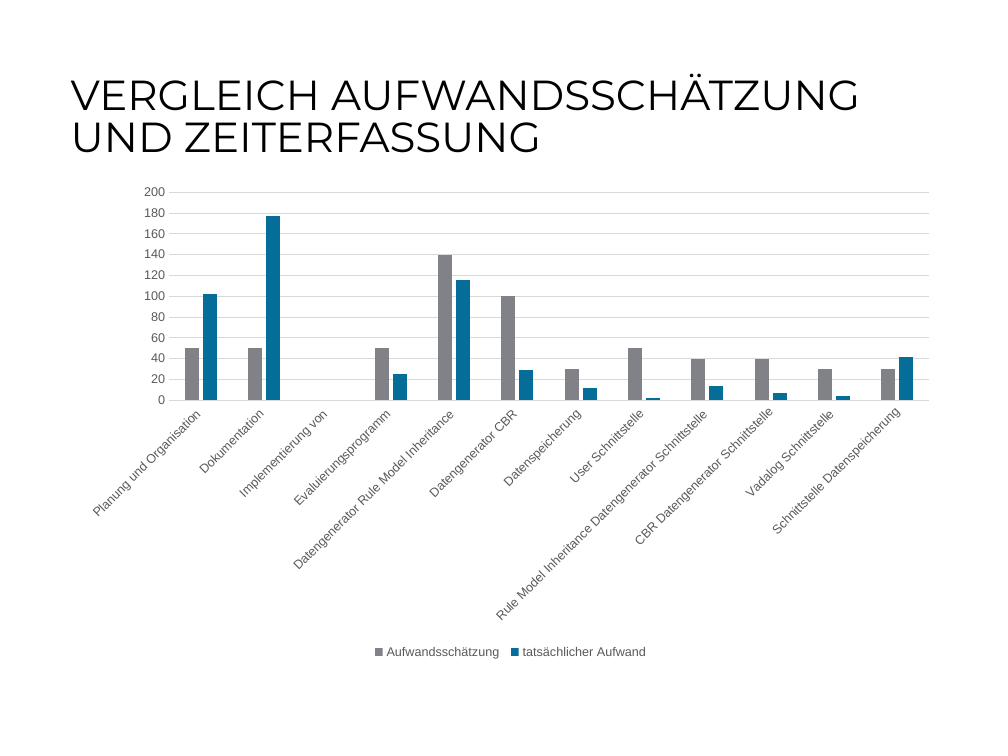
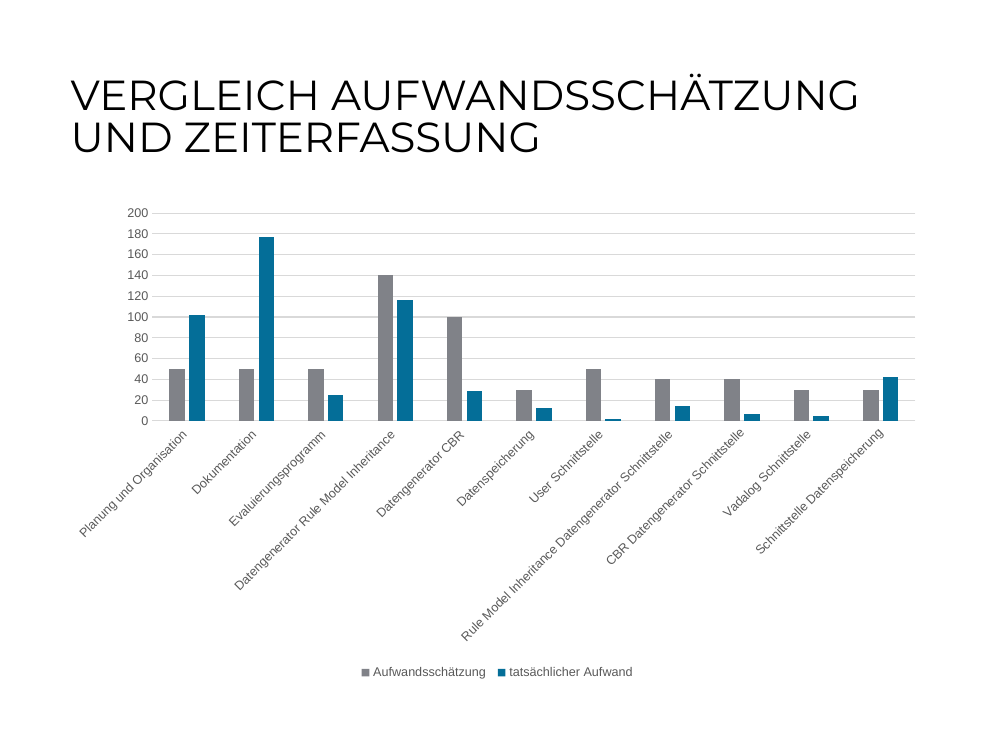
Before and after one commit to aistleithnera/258321_DKE_PR, a slide deck: slide 4 of Dokumente/Projektabschluss/Endabgabe_Projektabschluss.pptx (slide 3 before the commit). Drawn at 1008x756 pixels with LibreOffice and Linux fonts; fonts in the diff are those of the drawing; background and template pictures are left out. Boxes give left, top, right and bottom in pixels: in the first picture for what was removed or moved away, otherwise in the second. Text is boxed around its words. In the diff, an @@ line names an element or a change of style, - is before the commit and + after.

```diff
--- a/Dokumente/Projektabschluss/Endabgabe_Projektabschluss.pptx
+++ b/Dokumente/Projektabschluss/Endabgabe_Projektabschluss.pptx
@@ column chart at (x1=60, y1=196, x2=934, y2=683) @@
-categories: Planung und Organisation , Dokumentation , Implementierung von , Evaluierungsprogramm , Datengenerator Rule Model Inheritance , Datengenerator CBR , Datenspeicherung , User Schnittstelle , Rule Model Inheritance Datengenerator Schnittstelle , CBR Datengenerator Schnittstelle, Vadalog Schnittstelle , Schnittstelle Datenspeicherung
+categories: Planung und Organisation , Dokumentation , Evaluierungsprogramm , Datengenerator Rule Model Inheritance , Datengenerator CBR , Datenspeicherung , User Schnittstelle , Rule Model Inheritance Datengenerator Schnittstelle , CBR Datengenerator Schnittstelle, Vadalog Schnittstelle , Schnittstelle Datenspeicherung
-Aufwandsschätzung : 50, 50, -, 50, 140, 100, 30, 50, 40, 40, 30, 30
+Aufwandsschätzung : 50, 50, 50, 140, 100, 30, 50, 40, 40, 30, 30
-tatsächlicher Aufwand: 102, 177, -, 25, 116, 29, 12, 2, 14, 7, 4, 42
+tatsächlicher Aufwand: 102, 177, 25, 116, 29, 12, 2, 14, 7, 4, 42
@@ column chart moved from (x1=74, y1=175, x2=948, y2=663) to (x1=60, y1=196, x2=934, y2=683) @@
```
Also in this commit, not shown: 1 slide added, 1 other file.
